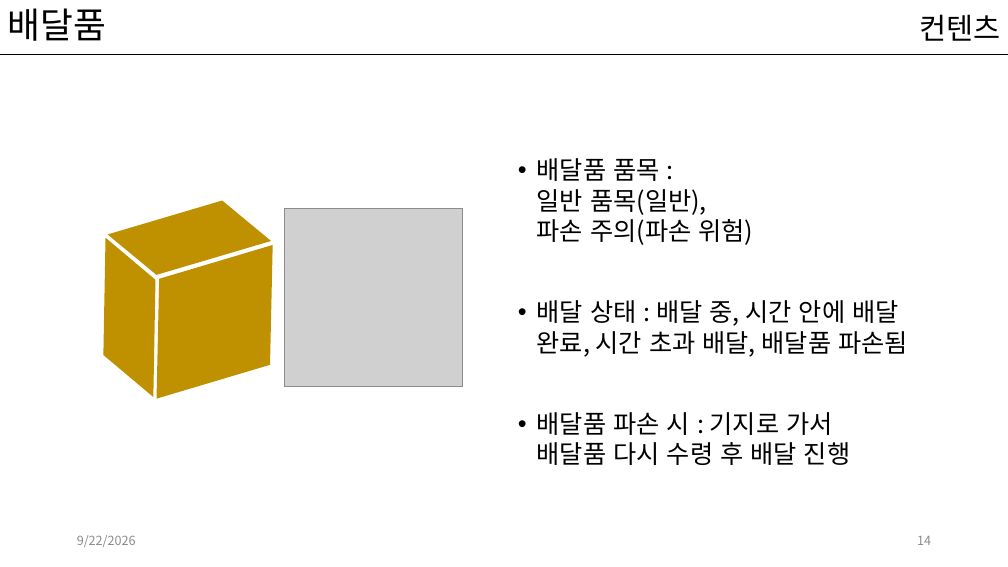
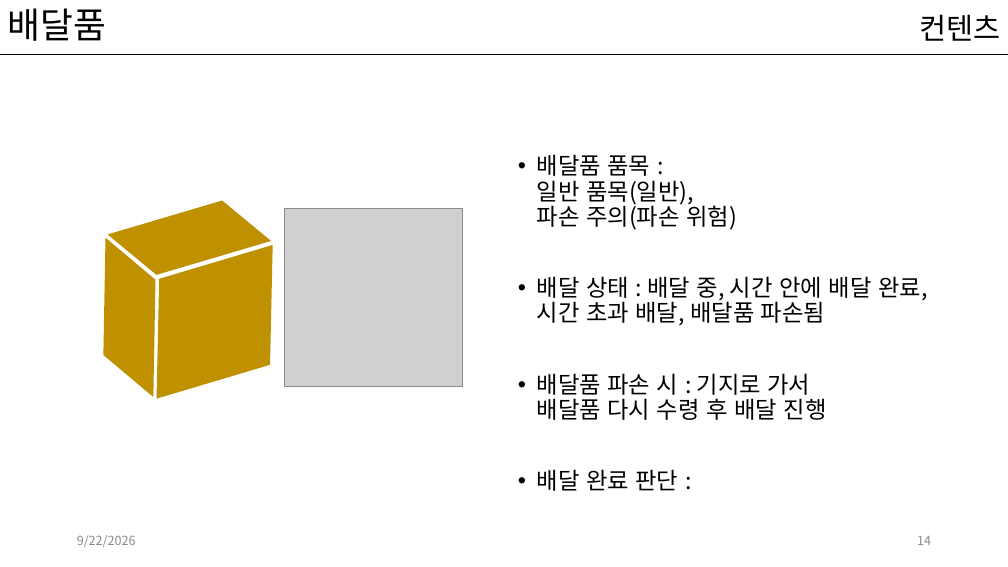
Before and after one commit to kwakyerin/2026_Graduation_Project, a slide deck: slide 14 of documents/HyunahKwon/design/designing/배트와 달트_기획서.pptx. Drawn at 1008x567 pixels with LibreOffice and Linux fonts; fonts in the diff are those of the drawing; grey boxes stand for pictures. Boxes give left, top, right and bottom in pixels: in the first picture for what was removed or moved away, otherwise in the second. Text is boxed around its words. In the diff, an @@ line names an element or a change of style, - is before the commit and + after.

Commit message:
배달품 전달UI

```diff
--- a/documents/HyunahKwon/design/designing/배트와 달트_기획서.pptx
+++ b/documents/HyunahKwon/design/designing/배트와 달트_기획서.pptx
@@ text at [537,154,927,420]: size 24 to 22.2 pt; line spacing 1 to 0.9 @@
@@ text at [537,469,679,491]: paragraph added @@
+• 배달 완료 판단 :
```
Also in this commit, not shown: 1 other slide changed, 1 slide added.
